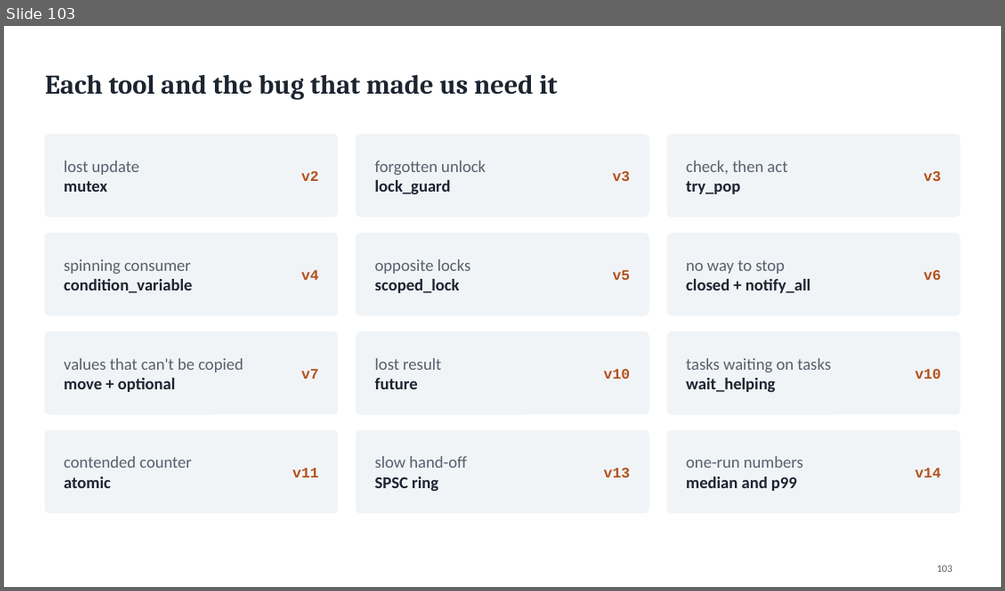
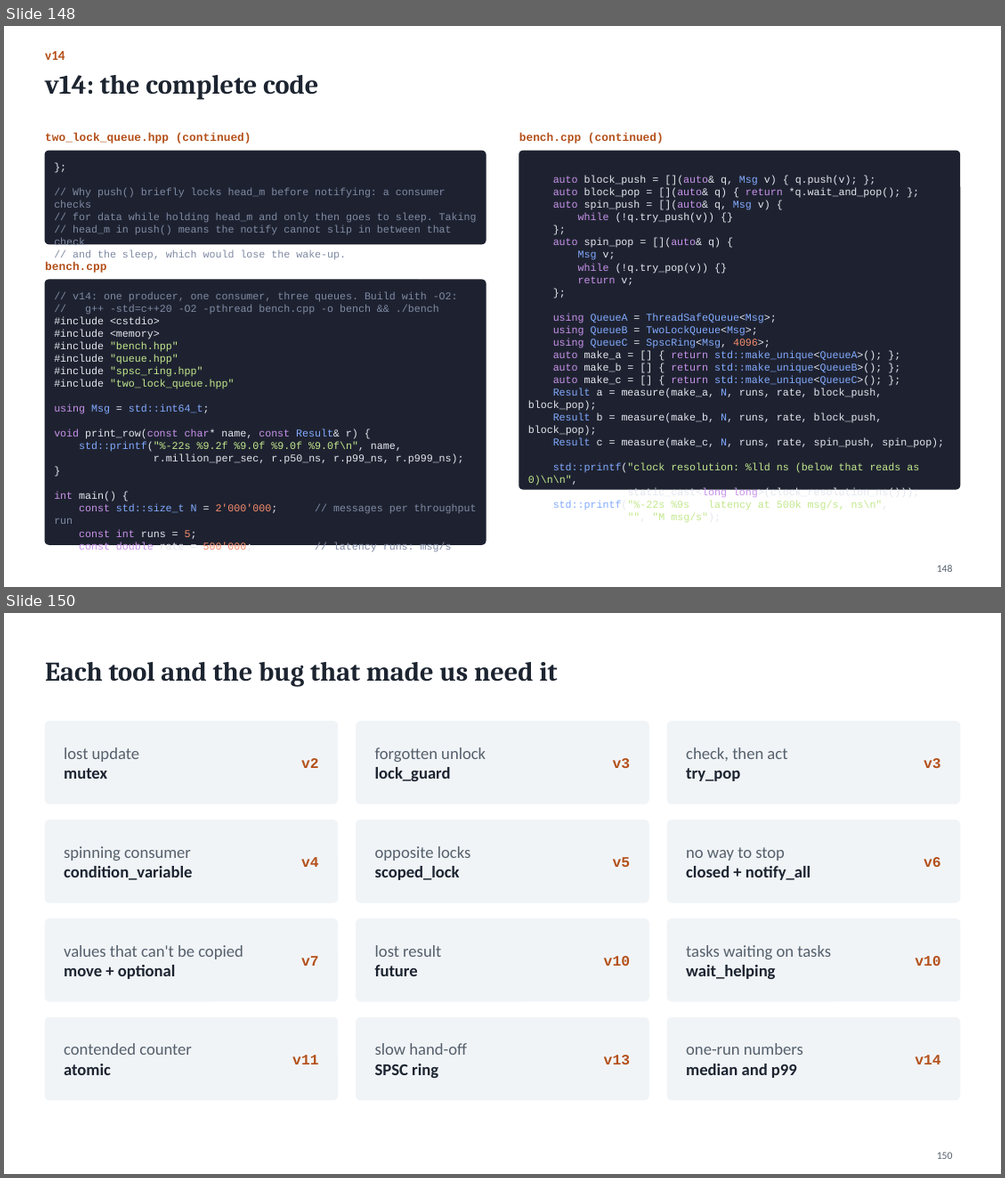
Before and after one commit to Kumarutkarsh9470/Project, a slide deck: Queue_Course.pptx. Shown one above the other, each under a label of ours: slide 103 before the commit, slides 148 and 150 after it; the slides between them are not shown. The pictures are 1005x591 and 1005x1178 pixels, drawn with LibreOffice and Linux fonts; fonts in the diff are those of the drawing. Boxes give left, top, right and bottom in pixels: in the first picture for what was removed or moved away, otherwise in the second. Text is boxed around its words. In the diff, an @@ line names an element or a change of style, - is before the commit and + after.

```diff
--- a/Queue_Course.pptx
+++ b/Queue_Course.pptx
@@ slide 148 added at (4, 26, 1001, 587), background #FFFFFF @@
@@ text added at (45, 51, 65, 60), 13 pt, text #B4501A, bold @@
+v14
@@ title added at (45, 75, 318, 100), 26 pt, text #1C2430, bold @@
+v14: the complete code
@@ text added at (45, 133, 251, 143), 11 pt, text #B4501A, bold @@
+two_lock_queue.hpp (continued)
@@ rounded rectangle added at (45, 151, 485, 244), fill #1E2230, outline #1E2230 1 pt @@
@@ text added at (519, 133, 663, 143), 11 pt, text #B4501A, bold @@
+bench.cpp (continued)
@@ rounded rectangle added at (519, 151, 960, 489), fill #1E2230, outline #1E2230 1 pt @@
@@ text added at (528, 176, 944, 523), 10 pt, text #E4E7EE @@
+auto block_push = [](auto& q, Msg v) { q.push(v); };
+auto block_pop = [](auto& q) { return *q.wait_and_pop(); };
+auto spin_push = [](auto& q, Msg v) {
+while (!q.try_push(v)) {}
+};
+auto spin_pop = [](auto& q) {
+Msg v;
+while (!q.try_pop(v)) {}
+return v;
+};
+using QueueA = ThreadSafeQueue<Msg>;
+using QueueB = TwoLockQueue<Msg>;
+using QueueC = SpscRing<Msg, 4096>;
+auto make_a = [] { return std::make_unique<QueueA>(); };
+auto make_b = [] { return std::make_unique<QueueB>(); };
+auto make_c = [] { return std::make_unique<QueueC>(); };
+Result a = measure(make_a, N, runs, rate, block_push, block_pop);
+Result b = measure(make_b, N, runs, rate, block_push, block_pop);
+Result c = measure(make_c, N, runs, rate, spin_push, spin_pop);
+std::printf("clock resolution: %lld ns (below that reads as 0)\n\n",
+static_cast<long long>(clock_resolution_ns()));
+std::printf("%-22s %9s latency at 500k msg/s, ns\n",
+"", "M msg/s");
@@ text added at (54, 188, 477, 260), 10 pt, text #7F8AA3 @@
+};
+// Why push() briefly locks head_m before notifying: a consumer checks
+// for data while holding head_m and only then goes to sleep. Taking
+// head_m in push() means the notify cannot slip in between that check
+// and the sleep, which would lose the wake-up.
@@ text added at (45, 261, 106, 273), 11 pt, text #B4501A, bold @@
+bench.cpp
@@ rounded rectangle added at (45, 280, 485, 544), fill #1E2230, outline #1E2230 1 pt @@
@@ text added at (54, 292, 464, 552), 10 pt, text #E4E7EE @@
+// v14: one producer, one consumer, three queues. Build with -O2:
+// g++ -std=c++20 -O2 -pthread bench.cpp -o bench && ./bench
+#include <cstdio>
+#include <memory>
+#include "bench.hpp"
+#include "queue.hpp"
+#include "spsc_ring.hpp"
+#include "two_lock_queue.hpp"
+using Msg = std::int64_t;
+void print_row(const char* name, const Result& r) {
+std::printf("%-22s %9.2f %9.0f %9.0f %9.0f\n", name,
+r.million_per_sec, r.p50_ns, r.p99_ns, r.p999_ns);
+}
+int main() {
+const std::size_t N = 2'000'000; // messages per throughput run
+const int runs = 5;
+const double rate = 500'000; // latency runs: msg/s
@@ page number added at (937, 564, 953, 572), 10 pt, text #55606C @@
+148
@@ what was slide 103 is now slide 150 @@
@@ page number at (937, 1151, 953, 1159): text changed @@
-103
+150
```
Also in this commit, not shown: 46 other slides added, 20 other files.
